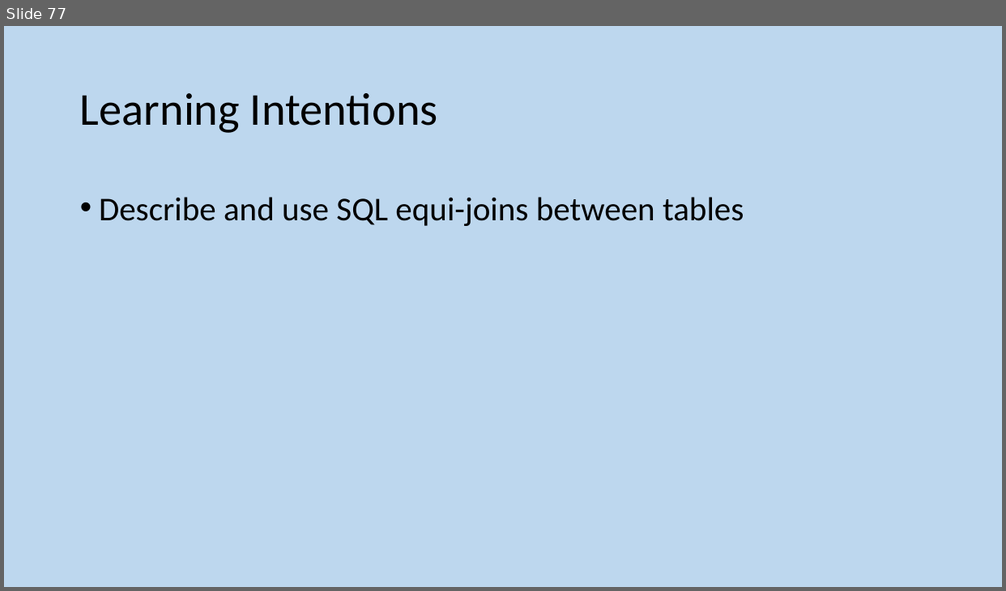
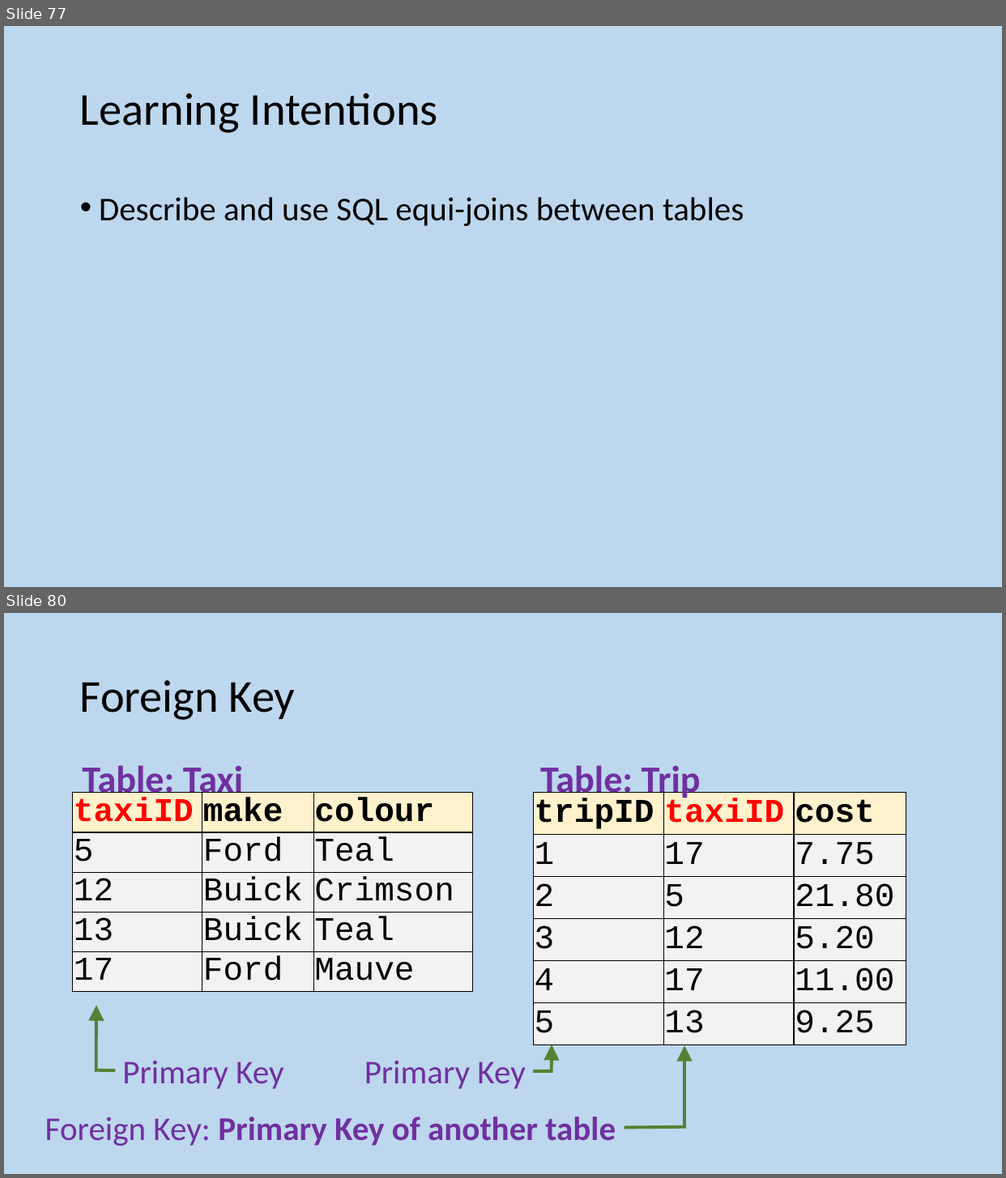
Before and after one commit to MrFriendCS/MrFriendCS.github.io, a slide deck: n5-cs/ddd/N5 CS DDD Slides.pptx. Shown one above the other, each under a label of ours: slide 77 before the commit, slides 77 and 80 after it; the slides between them are not shown. The pictures are 1006x591 and 1006x1178 pixels, drawn with LibreOffice and Linux fonts; fonts in the diff are those of the drawing. Boxes give left, top, right and bottom in pixels: in the first picture for what was removed or moved away, otherwise in the second. Text is boxed around its words. In the diff, an @@ line names an element or a change of style, - is before the commit and + after.

```diff
--- a/n5-cs/ddd/N5 CS DDD Slides.pptx
+++ b/n5-cs/ddd/N5 CS DDD Slides.pptx
@@ slide 80 added at box(4, 613, 1002, 1174), background #BDD7EE @@
@@ title added at box(80, 680, 296, 720), 44 pt, text #000000 @@
+Foreign Key
@@ text added at box(82, 765, 243, 802), 36 pt, text #7030A0, bold @@
+Table: Taxi
@@ text added at box(540, 765, 701, 802), 36 pt, text #7030A0, bold @@
+Table: Trip
@@ table added at box(73, 793, 473, 1003), 5 rows, 3 columns @@
+taxiID | make | colour
+5 | Ford | Teal
+12 | Buick | Crimson
+13 | Buick | Teal
+17 | Ford | Mauve
@@ table added at box(533, 793, 906, 1045), 6 rows, 3 columns @@
+tripID | taxiID | cost
+1 | 17 | 7.75
+2 | 5 | 21.80
+3 | 12 | 5.20
+4 | 17 | 11.00
+5 | 13 | 9.25
@@ callout added at box(116, 1049, 299, 1093), outline #548235 3 pt, 32 pt, text #7030A0 @@
+Primary Key
@@ callout added at box(350, 1049, 533, 1093), outline #548235 3 pt, 32 pt, text #7030A0 @@
+Primary Key
@@ callout added at box(20, 1105, 624, 1151), outline #548235 3 pt, 32 pt, text #7030A0, bold @@
+Foreign Key: Primary Key of another table
```
Also in this commit, not shown: 1 slide changed, 2 other slides added.
